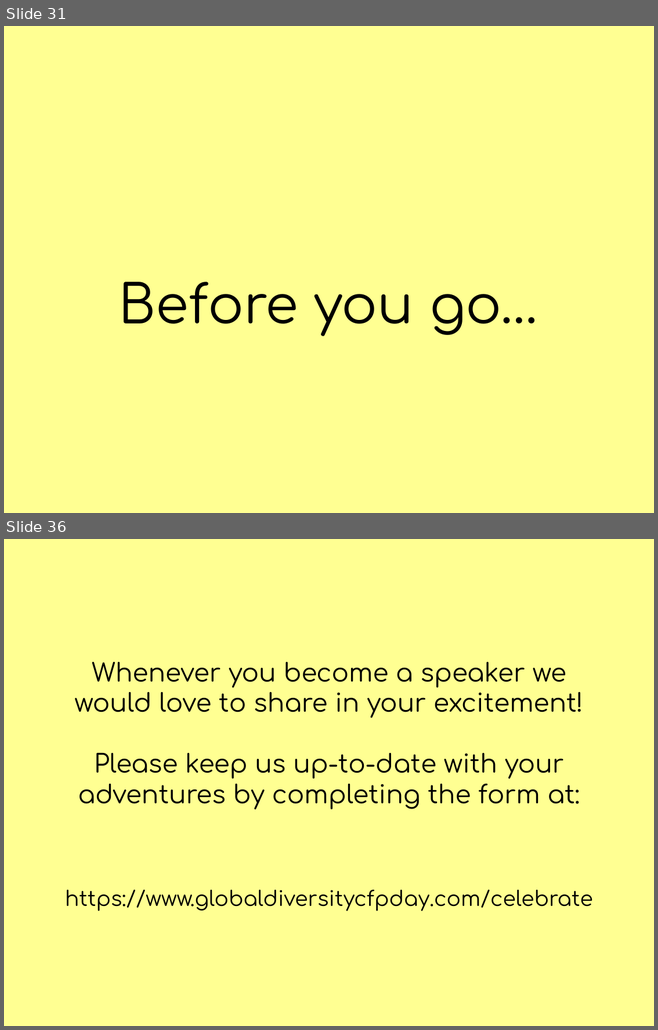
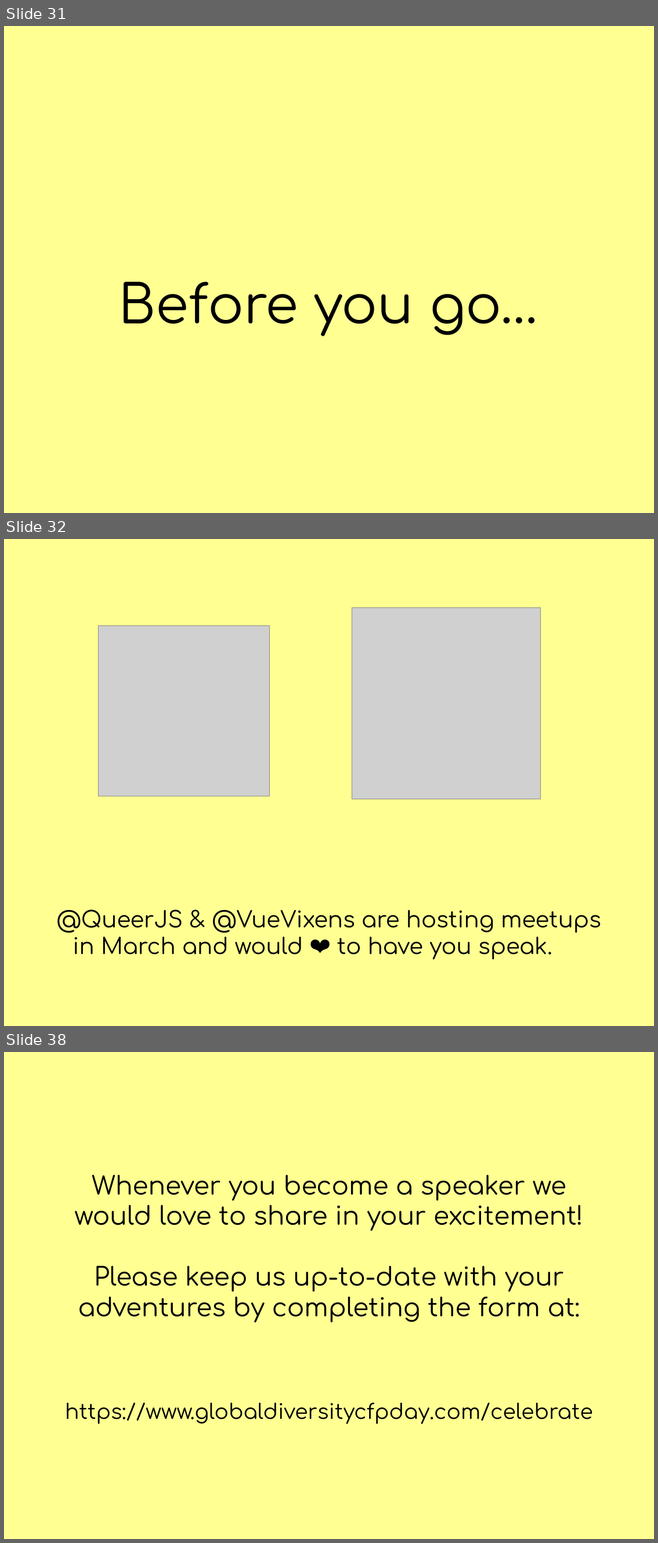
Before and after one commit to JiggyPete/global-diversity-cfp-day-site, a slide deck: public/slides/global-diversity-cfp-day.pptx. Shown one above the other, each under a label of ours: slides 31 and 36 before the commit, slides 31, 32 and 38 after it; the slides between them are not shown. The pictures are 658x1030 and 658x1543 pixels, drawn with LibreOffice and Linux fonts; fonts in the diff are those of the drawing; grey boxes stand for pictures. Boxes give left, top, right and bottom in pixels: in the first picture for what was removed or moved away, otherwise in the second. Text is boxed around its words. In the diff, an @@ line names an element or a change of style, - is before the commit and + after.

Commit message:
Adding VueVixens to Slide Deck

```diff
--- a/public/slides/global-diversity-cfp-day.pptx
+++ b/public/slides/global-diversity-cfp-day.pptx
@@ slide 32 added at (4, 539, 654, 1026), background #FFFF92 @@
@@ picture added at (352, 607, 540, 799) @@
@@ picture added at (98, 625, 269, 796) @@
@@ title added at (57, 910, 601, 959), 35.3 pt, text #000000 @@
+@QueerJS & @VueVixens are hosting meetups in March and would ❤️ to have you speak.
@@ what was slide 36 is now slide 38 @@
```
Also in this commit, not shown: 2 slides changed, 2 other slides added, 1 slide removed, 3 other files.
